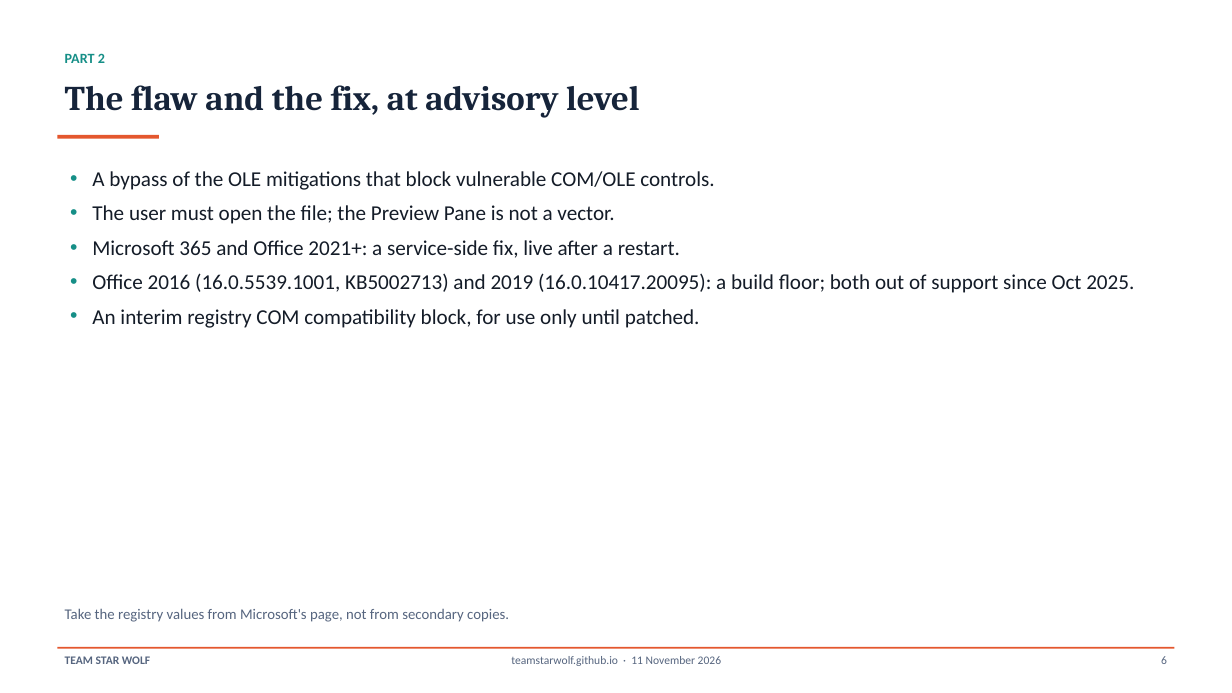
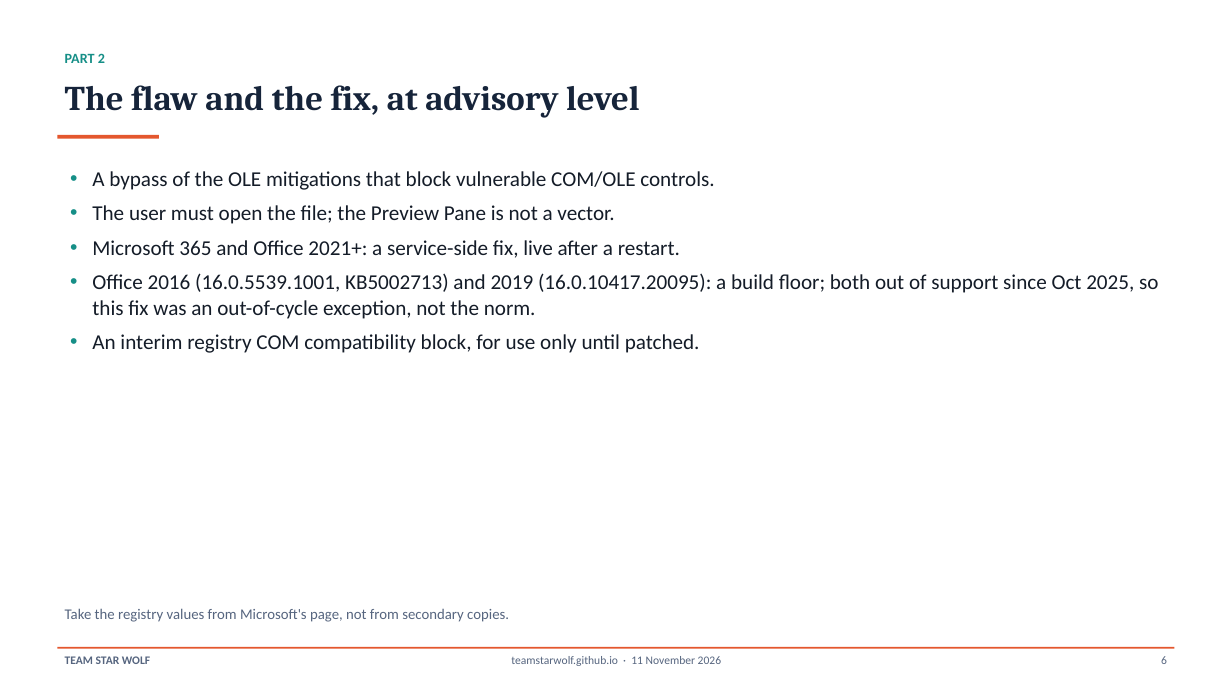
Before and after one commit to TeamStarWolf/TeamStarWolf, a slide deck: slide 6 of case-studies/slides/Microsoft_Office_CVE_2026_21509_Case_Study.pptx. Drawn at 1232x693 pixels with LibreOffice and Linux fonts; fonts in the diff are those of the drawing. Boxes give left, top, right and bottom in pixels: in the first picture for what was removed or moved away, otherwise in the second. Text is boxed around its words. In the diff, an @@ line names an element or a change of style, - is before the commit and + after.

```diff
--- a/case-studies/slides/Microsoft_Office_CVE_2026_21509_Case_Study.pptx
+++ b/case-studies/slides/Microsoft_Office_CVE_2026_21509_Case_Study.pptx
@@ text at [92, 273, 1158, 319]: text changed @@
-• Office 2016 (16.0.5539.1001, KB5002713) and 2019 (16.0.10417.20095): a build floor; both out of support since Oct 2025.
+• Office 2016 (16.0.5539.1001, KB5002713) and 2019 (16.0.10417.20095): a build floor; both out of support since Oct 2025, so this fix was an out-of-cycle exception, not the norm.
```
Also in this commit, not shown: 3 other files.
